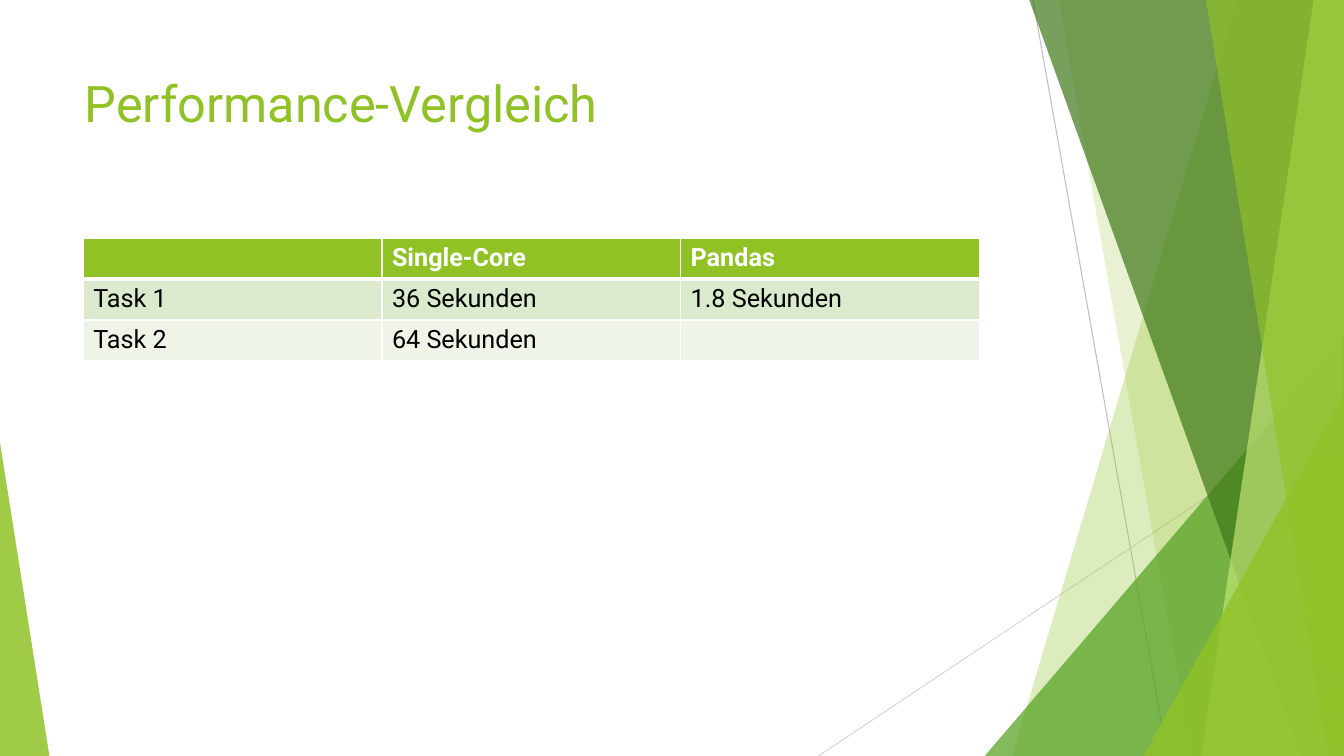
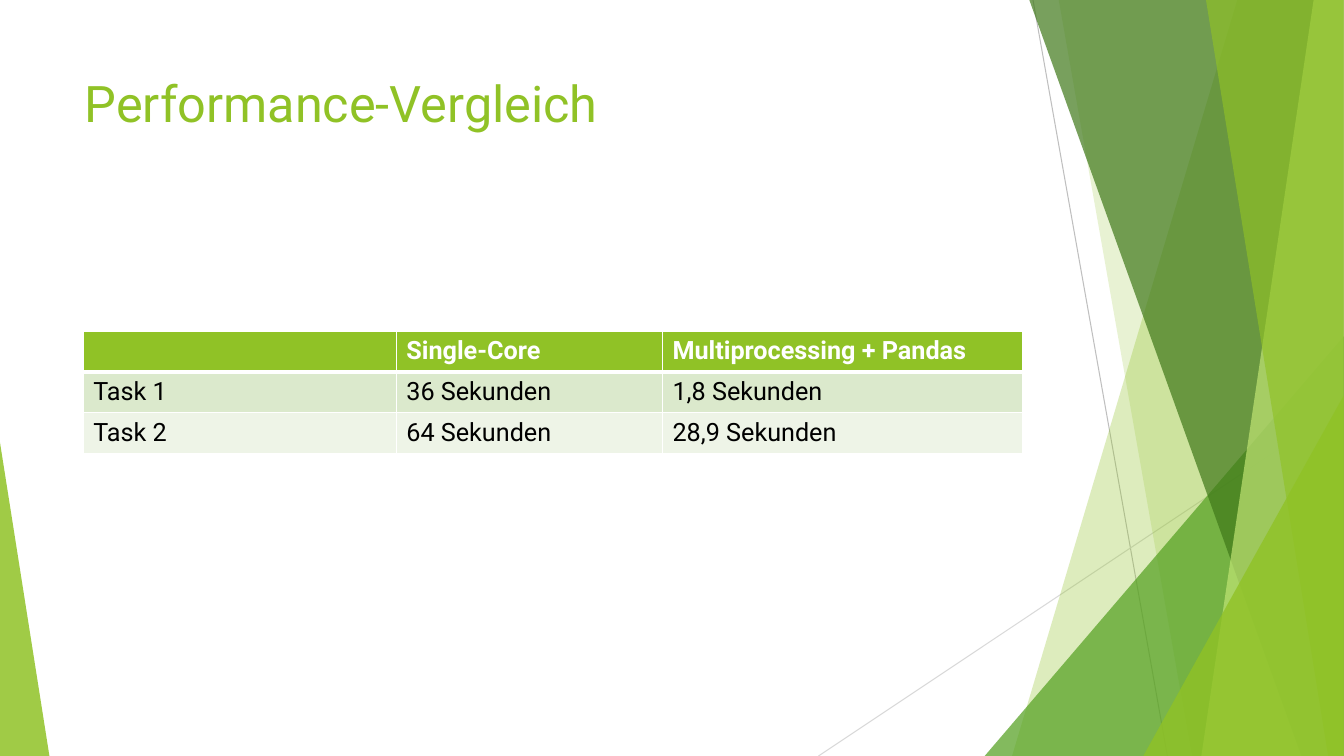
Before and after one commit to MarwinPhilips/ADMPython, a slide deck: slide 7 of 20170613 MapReduce Python.pptx (slide 6 before the commit). Drawn at 1344x756 pixels with LibreOffice and Linux fonts; fonts in the diff are those of the drawing. Boxes give left, top, right and bottom in pixels: in the first picture for what was removed or moved away, otherwise in the second. Text is boxed around its words. In the diff, an @@ line names an element or a change of style, - is before the commit and + after.

Commit message:
moved files back to folder (so it works :-/) and finished ppt

```diff
--- a/20170613 MapReduce Python.pptx
+++ b/20170613 MapReduce Python.pptx
@@ table at (84,332,1023,455) @@
-row 1, column 3: Pandas
+row 1, column 3: Multiprocessing + Pandas
-row 2, column 3: 1.8 Sekunden
+row 2, column 3: 1,8 Sekunden
-row 3, column 3: 
+row 3, column 3: 28,9 Sekunden
@@ table: place and size @@
-table at (84,238,979,361)
+table at (84,332,1023,455)
```
Also in this commit, not shown: 2 other slides changed, 1 slide added, 4 other files.
